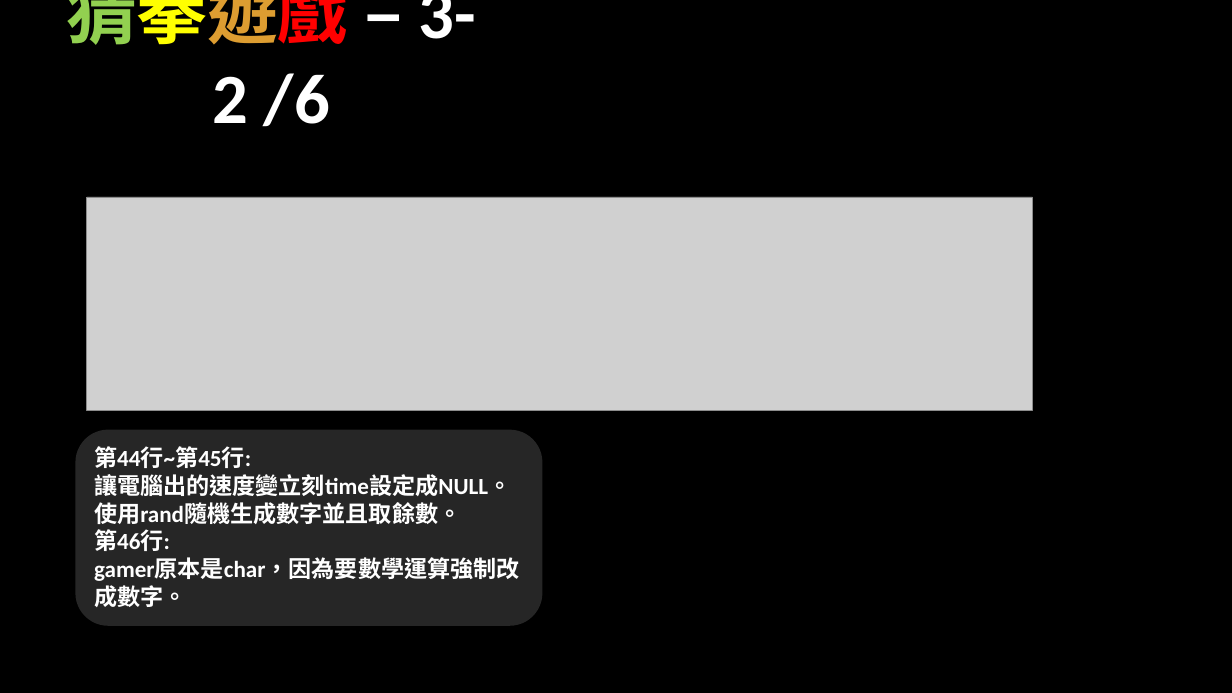
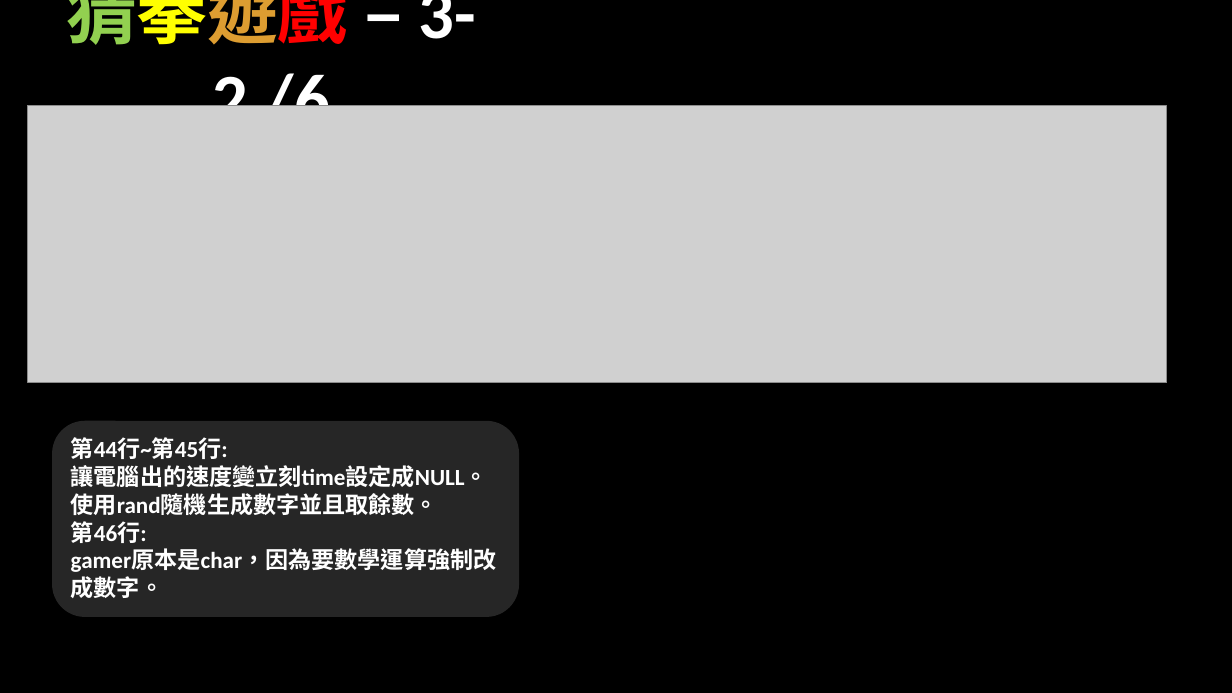
Before and after one commit to CK-Choco/Programming_Language, a slide deck: slide 9 of C/小遊戲/猜拳遊戲(原始檔)/猜拳遊戲.pptx. Drawn at 1232x693 pixels with LibreOffice and Linux fonts; fonts in the diff are those of the drawing; grey boxes stand for pictures; background and template pictures are left out. Boxes give left, top, right and bottom in pixels: in the first picture for what was removed or moved away, otherwise in the second. Text is boxed around its words. In the diff, an @@ line names an element or a change of style, - is before the commit and + after.

```diff
--- a/C/小遊戲/猜拳遊戲(原始檔)/猜拳遊戲.pptx
+++ b/C/小遊戲/猜拳遊戲(原始檔)/猜拳遊戲.pptx
@@ picture: place and size @@
-picture at [87, 197, 1032, 410]
+picture at [28, 106, 1167, 384]
@@ rounded rectangle "第44行~第45行:": place and size @@
-rounded rectangle "第44行~第45行:" at [76, 430, 543, 626]
+rounded rectangle "第44行~第45行:" at [52, 421, 518, 616]
```
Also in this commit, not shown: 3 other slides changed.
